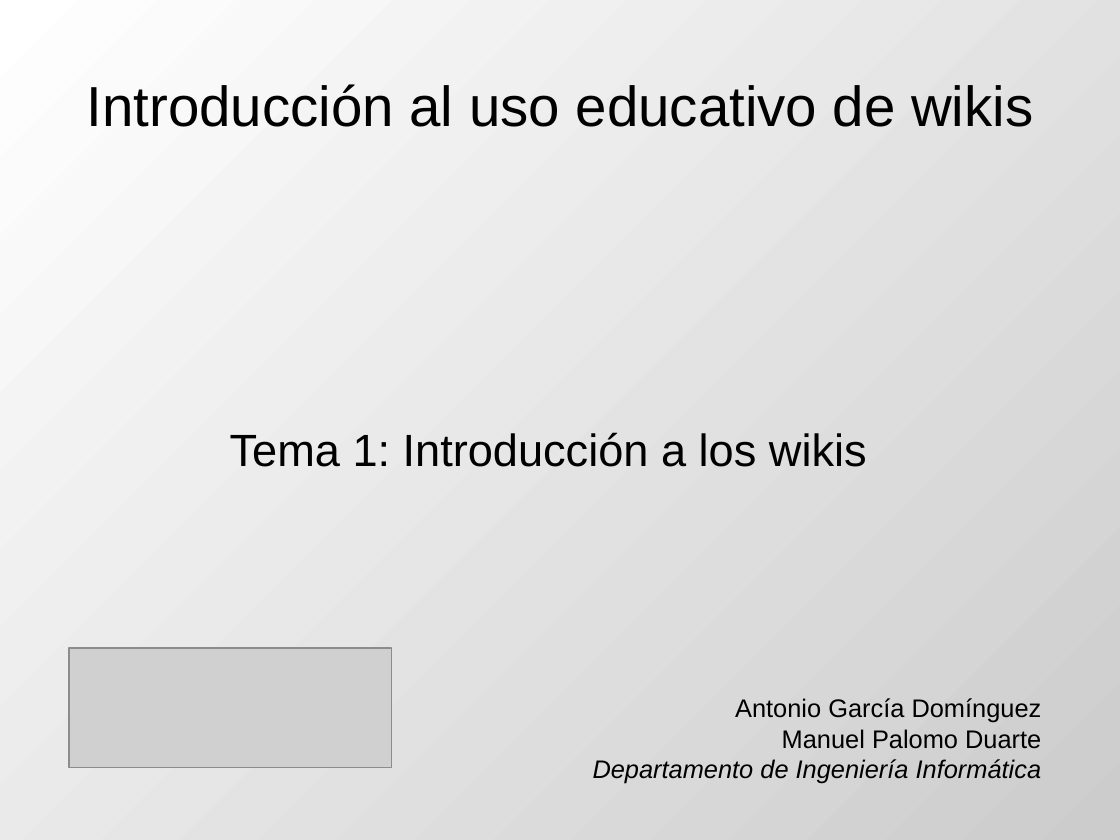
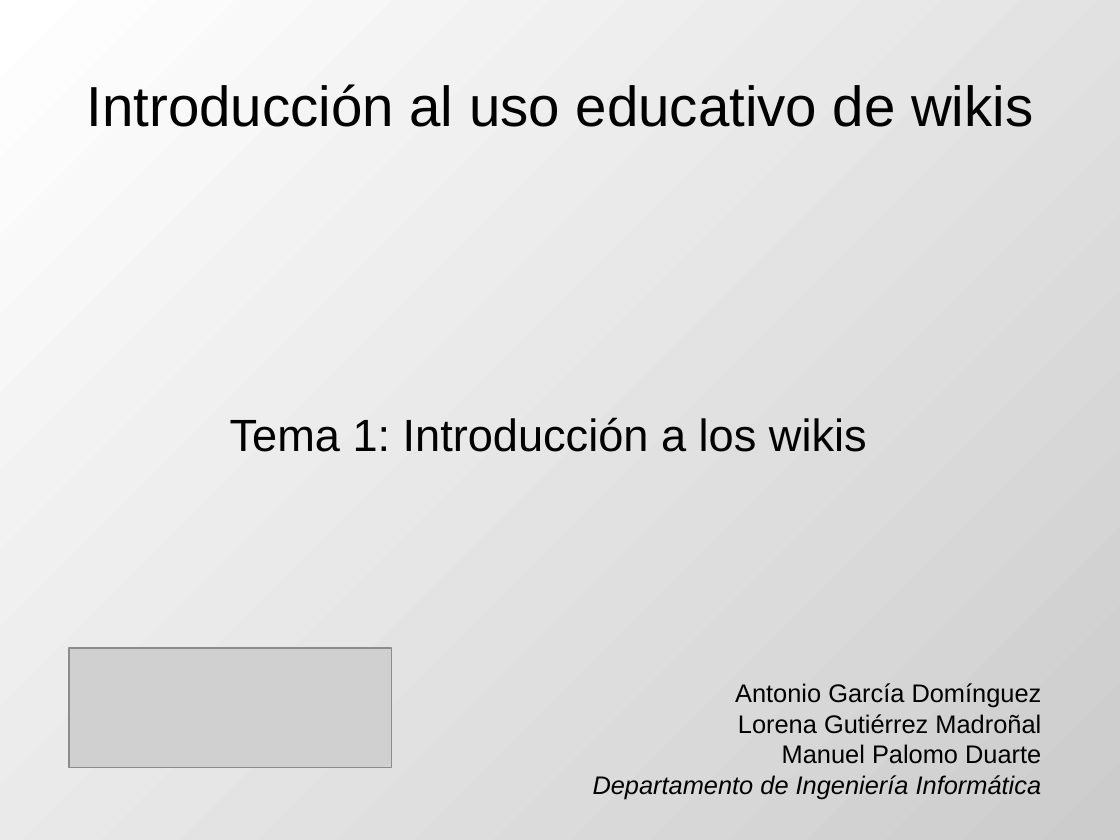
Before and after one commit to DrPantera/wikis4education, a slide deck: slide 1 of uca-2013_07/tema-1-Introduccion.odp. Drawn at 1120x840 pixels with LibreOffice and Linux fonts; fonts in the diff are those of the drawing; grey boxes stand for pictures. Boxes give left, top, right and bottom in pixels: in the first picture for what was removed or moved away, otherwise in the second. Text is boxed around its words. In the diff, an @@ line names an element or a change of style, - is before the commit and + after.

Commit message:
Lorena

```diff
--- a/uca-2013_07/tema-1-Introduccion.odp
+++ b/uca-2013_07/tema-1-Introduccion.odp
@@ subtitle "Tema 1: Introducción a los ..." moved from (x1=230, y1=432, x2=1042, y2=784) to (x1=230, y1=417, x2=1042, y2=799) @@
@@ subtitle at (x1=738, y1=714, x2=1041, y2=734): paragraph added @@
+Lorena Gutiérrez Madroñal
```
